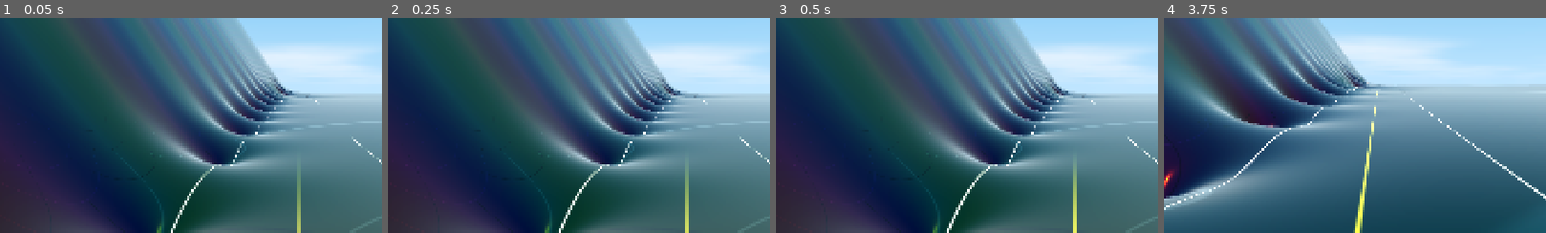
Above: before the commit, frames 1-4 (left to right).
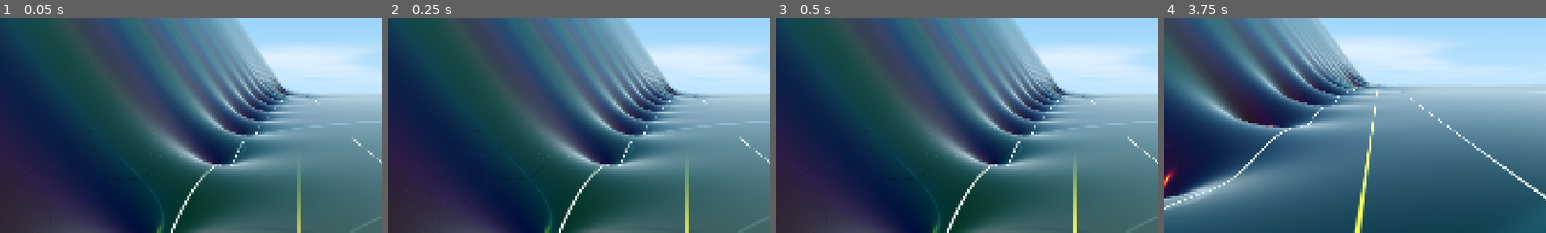
Above: after the commit, the same moments.

Repository: allanino/complex-functions-explorer
Game: Godot game, scene res://scenes/main.tscn
Two runs of this game, one before a commit and one after it. Both use one fixed random seed, a clock stepped at 60 frames per second and the inputs below.
Inputs (mouse positions are % of the whole screen's width and height, from its top left):
- Up to frame 1 (0.05 s): no input
- Up to frame 2 (0.25 s): no input
- Up to frame 3 (0.5 s): no input
- Up to frame 4 (3.75 s): tap Enter at 0.5 s; move the mouse to (55, 50) at 0.52 s; hold W (move_forward) from 0.53 s (still down); tap G at 0.6 s; tap Space at 0.77, 1.52, 3.02 s; move the mouse to (45, 50) at 1.27 s; tap N at 1.35 s; move the mouse to (52, 48) at 2.02 s; tap C at 2.1 s; move the mouse to (49, 52) at 2.77 s; tap Shift at 2.85 s; move the mouse to (57, 51) at 3.52 s; hold Ctrl from 3.53 s (still down)
The pictures show only the part of the screen within x 11-61%, y 34-84%; the shares and areas given below are measured in that part.

The runs differ from the first frame. In frame 1, less than 0.1% of the frame differs, in the area x 68-82%, y 30-45%; in frame 2, less than 0.1%; in frame 3, less than 0.1%; in frame 4, 0.1%, in the area x 43-54%, y 26-42%.

Commit message:
Adjust Medium terrain detail settings

Diff:
--- a/scripts/world_manager.gd
+++ b/scripts/world_manager.gd
@@ -171,7 +171,7 @@
 		0: # High
 			LOD_SUBS = [512, 256, 128, 64]
 		1: # Medium
-			LOD_SUBS = [256, 128, 64, 32]
+			LOD_SUBS = [256, 128, 32, 16]
 		2: # Low
 			LOD_SUBS = [128, 64, 32, 16]
 		3: # Lowest
